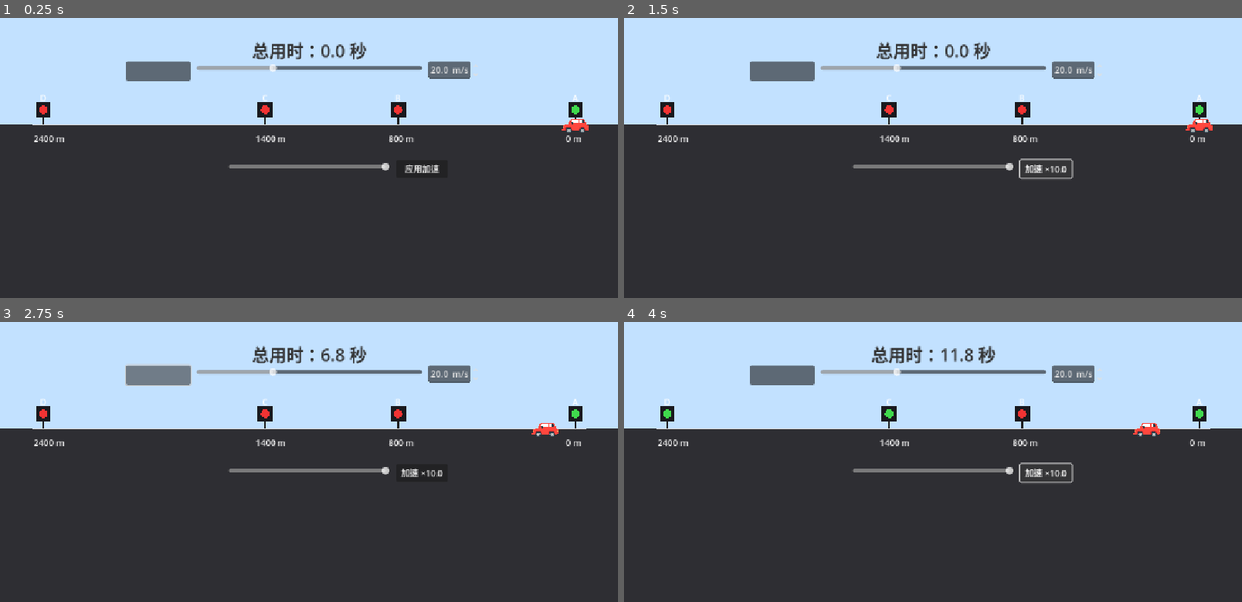
Above: before the commit, frames 1-4 (two rows, left to right).
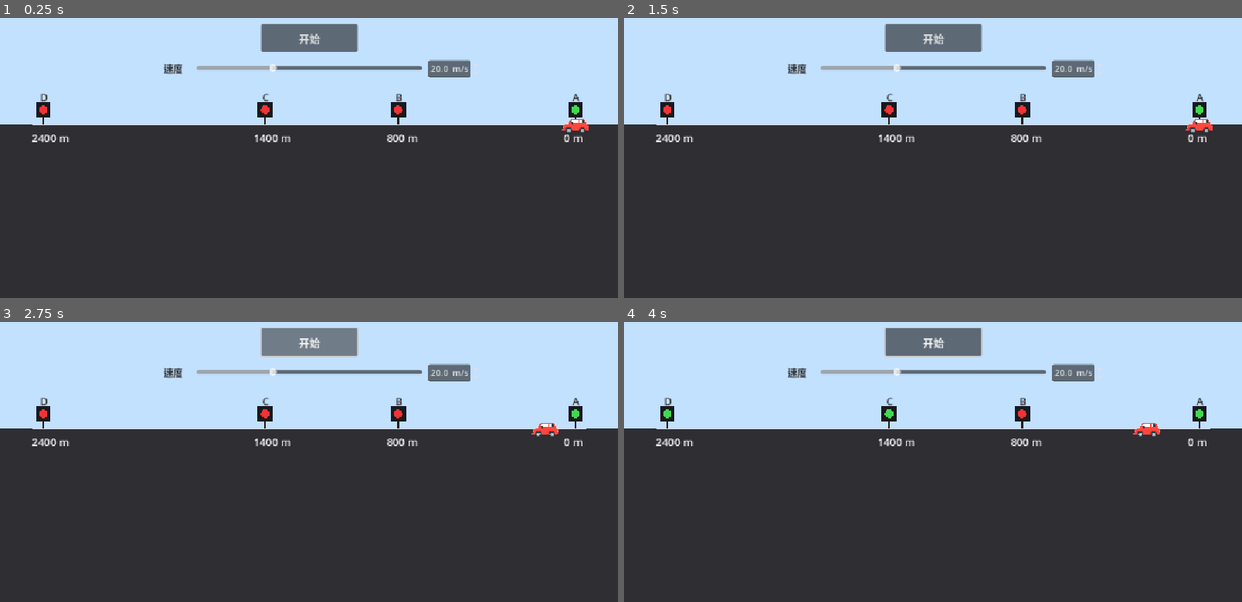
Above: after the commit, the same moments.

Repository: condor86/trafficsimulator
Game: Godot game, scene res://Main.tscn
The game is run twice, just before and just after one commit, with the same random seed, the same clock (stepped at 60 frames per second) and the same inputs.
Inputs (mouse positions are in pixels of both pictures, inside the frame that each line leads up to; where the layout moved, square brackets give the same spot in the first picture):
- Up to frame 1 (0.25 s): no input
- Up to frame 2 (1.5 s): click (1044, 169) at 0.5 s, where only the run before the commit has a clickable "应用加速"; click (1044, 169) at 1.25 s, where only the run before the commit has a clickable "加速 ×10.0"
- Up to frame 3 (2.75 s): click (309, 341) [160, 375] at 2 s
- Up to frame 4 (4 s): click (933, 341) [784, 375] at 2.75 s; click (1044, 473) at 3.5 s, where only the run before the commit has a clickable "加速 ×10.0"

The runs differ from the first frame. In frame 1, 3.7% of the frame differs, in the area x 5-95%, y 1-56%; in frame 2, 3.9%; in frame 3, 3.8%; in frame 4, 4.0%, in the area x 5-95%, y 1-58%.

Commit message:
feat: 修改了一些UI

Diff:
--- a/scripts/traffic_root.gd
+++ b/scripts/traffic_root.gd
@@ -8,6 +8,9 @@
 @export var speed_min_mps: float = 10.0
 @export var speed_max_mps: float = 40.0
 
+# —— 固定加速倍数 ——
+@export var default_time_scale: float = 10.0
+
 # —— 车图 ——
 @export var car_texture_path: String = "res://assets/car.png"
 @export var car_size_px: Vector2 = Vector2(50, 50)
@@ -19,8 +22,6 @@
 # —— UI 参数 ——
 @export var ui_row_up_offset: float = 100.0
 @export var show_light_panels: bool = false
-@export_range(8, 96, 1) var timer_font_size_px: int = 32
-@export var timer_font_color: Color = Color(0.2, 0.2, 0.2)
 
 # —— 可视参数 ——
 @export var road_y: float = 240.0
@@ -38,6 +39,7 @@
 const COL_GREEN: Color  = Color(0.25, 0.85, 0.30)
 const COL_RED: Color    = Color(0.95, 0.20, 0.20)
 const COL_TEXT: Color   = Color(1, 1, 1)
+const COL_LABEL: Color  = Color(0.2, 0.2, 0.2)  # 只给 ABCD 用
 
 # —— 信号灯外观参数 ——
 @export var light_housing_w: float = 28.0
@@ -46,11 +48,9 @@
 @export var light_housing_color: Color = Color(0.10, 0.10, 0.12)
 @export var light_pole_color: Color   = Color(0.12, 0.12, 0.12)
 
-# —— 引用 ——
 @onready var ui: TrafficUI = $CanvasLayer/UI
 @onready var dlg: AcceptDialog = $ResultDialog
 
-# —— 运行时 ——
 var _sim: TrafficSim
 var _px_per_meter: float = 1.0
 var _intersection_positions: PackedFloat32Array = PackedFloat32Array([0.0, -300.0, -600.0, -900.0])
@@ -59,31 +59,24 @@
 func _ready() -> void:
 	_auto_layout_positions()
 
-	# 1) 仿真对象
 	_sim = TrafficSim.new()
 	_sim.set_speed_mps(speed_default_mps)
-
-	# 2) UI 初始化（要在布局之后）
+	_sim.set_time_scale(clampf(default_time_scale, 1.0, 10.0))
+
 	ui.set_show_light_panels(show_light_panels)
-	ui.set_timer_style(timer_font_size_px, timer_font_color)
 	ui.layout_for_intersections(_intersection_positions, road_y, tick_size)
 
-	# 3) 同步灯配置到仿真
 	var lights = ui.read_all_lights()
 	_sim.apply_lights(lights)
 	_sim.setup_layout(_intersection_positions, _px_per_meter, road_y)
 
-	# 4) UI 信号
 	ui.start_pressed.connect(_on_ui_start_pressed)
 	ui.lights_changed.connect(_on_ui_lights_changed)
 	ui.speed_changed.connect(_on_ui_speed_changed)
-	ui.timescale_changed.connect(_on_ui_timescale_changed)
-
-	# 5) 车的精灵
+
 	_car_setup_sprite()
 	_sync_car_visual()
 
-	# 6) 窗口变化
 	if not get_window().size_changed.is_connected(_on_window_size_changed):
 		get_window().size_changed.connect(_on_window_size_changed)
 
@@ -126,17 +119,16 @@
 func _process(delta: float) -> void:
 	if _sim and _sim.running:
 		var r = _sim.step(delta)
-		ui.update_timer(_sim.t)
 		if r["finished"]:
 			_finish(true)
 	_sync_car_visual()
 	queue_redraw()
 
 func _on_ui_start_pressed() -> void:
-	# UI 改的东西先同步进来
 	var lights = ui.read_all_lights()
 	_sim.apply_lights(lights)
 	_sim.reset()
+	_sim.set_time_scale(clampf(default_time_scale, 1.0, 10.0))
 	_sim.start()
 	ui.set_running(true)
 
@@ -151,21 +143,16 @@
 	if _sim:
 		_sim.set_speed_mps(clampf(v, speed_min_mps, speed_max_mps))
 
-func _on_ui_timescale_changed(v: float) -> void:
-	if _sim:
-		_sim.set_time_scale(v)
-
 func _finish(success: bool) -> void:
 	if not _sim:
 		return
 	_sim.running = false
 	ui.set_running(false)
-	var total_str = str(snappedf(_sim.t, 0.1))
 	dlg.title = "结果"
 	if success:
-		dlg.dialog_text = "车辆通过！目前总计" + total_str + "秒"
+		dlg.dialog_text = "车辆通过！"
 	else:
-		dlg.dialog_text = "已停止。当前计时：" + total_str + "秒"
+		dlg.dialog_text = "已停止。"
 	dlg.popup_centered()
 
 func _car_setup_sprite() -> void:
@@ -213,7 +200,9 @@
 	draw_line(Vector2(x0, road_y), Vector2(x1, road_y), COL_ROAD, 3.0)
 
 	var font: Font = ThemeDB.fallback_font
-	var fsize: int = ThemeDB.fallback_font_size
+	var base_size: int = ThemeDB.fallback_font_size
+	var label_size: int = base_size + 4     # ABCD 用
+	var dist_size: int = base_size + 4      # 距离只放大，不改色
 
 	var dist_labels = PackedFloat32Array([0.0, dist_B_from_A_m, dist_C_from_A_m, dist_D_from_A_m])
 
@@ -235,11 +224,25 @@
 			col = COL_GREEN if int(st["state"]) == LightConfig.LightState.GREEN else COL_RED
 		draw_circle(Vector2(ix, y_bulb), light_bulb_radius, col)
 
-		# 字母标签
-		draw_string(font, Vector2(ix - 6.0, road_y - tick_size - 28.0), str(char(65 + i)),
-			HORIZONTAL_ALIGNMENT_LEFT, -1.0, fsize, COL_TEXT)
-
-		# 距离标签
+		# 上方 ABCD → 深灰色
+		draw_string(
+			font,
+			Vector2(ix - 6.0, road_y - tick_size - 28.0),
+			str(char(65 + i)),
+			HORIZONTAL_ALIGNMENT_LEFT,
+			-1.0,
+			label_size,
+			COL_LABEL
+		)
+
+		# 下方距离 → 只放大，不改色（仍然亮色，便于压住深色背景）
 		var dist_text: String = str(roundi(dist_labels[i])) + " m"
-		draw_string(font, Vector2(ix - 18.0, road_y + tick_size + 16.0), dist_text,
-			HORIZONTAL_ALIGNMENT_LEFT, -1.0, fsize, COL_TEXT)
+		draw_string(
+			font,
+			Vector2(ix - 22.0, road_y + tick_size + 16.0),
+			dist_text,
+			HORIZONTAL_ALIGNMENT_LEFT,
+			-1.0,
+			dist_size,
+			COL_TEXT
+		)
--- a/scripts/traffic_sim.gd
+++ b/scripts/traffic_sim.gd
@@ -1,7 +1,7 @@
 extends RefCounted
 class_name TrafficSim
 
-# —— 布局数据（由外部注入）——
+# —— 布局数据（外部注入）——
 var intersection_positions: PackedFloat32Array = PackedFloat32Array()
 var px_per_meter: float = 1.0
 var road_y: float = 240.0
@@ -49,7 +49,7 @@
 	waiting_at_red = false
 	waiting_idx = -1
 
-# 返回值里给你 {finished:bool, t:float, car_x:float}
+# 返回 {finished: bool, t: float, car_x: float}
 func step(delta: float) -> Dictionary:
 	if not running:
 		return {"finished": false, "t": t, "car_x": car_x}
@@ -64,7 +64,7 @@
 	var remaining_time: float = scaled_delta
 
 	while remaining_time > 0.0:
-		# 1) 正在等红灯
+		# 1) 等红灯
 		if waiting_at_red:
 			var st_now = lights[waiting_idx].state_at(t)
 			if int(st_now["state"]) == LightConfig.LightState.GREEN:
@@ -78,9 +78,10 @@
 				car_x = intersection_positions[waiting_idx]
 				break
 
-		# 2) 要去下一个路口
+		# 2) 去下一个路口
 		var next_idx: int = current_passed_idx + 1
 		if next_idx >= intersection_positions.size():
+			# 已没有路口了
 			car_x -= v_pxps * remaining_time
 			remaining_time = 0.0
 			running = false
@@ -91,23 +92,28 @@
 		var max_step_px: float = v_pxps * remaining_time
 
 		if max_step_px < dist_to_stop - 1e-6:
+			# 到不了下一个路口
 			car_x -= max_step_px
 			remaining_time = 0.0
 			break
 		else:
+			# 能到路口，看灯
 			var time_to_stop: float = 0.0
 			if dist_to_stop > 1e-6:
 				time_to_stop = dist_to_stop / v_pxps
 
 			var t_arrive: float = t - (remaining_time - time_to_stop)
 			var st_at_arrive = lights[next_idx].state_at(t_arrive)
+
 			car_x = target_x
 
 			if int(st_at_arrive["state"]) == LightConfig.LightState.RED:
+				# 红灯停
 				waiting_at_red = true
 				waiting_idx = next_idx
 				break
 			else:
+				# 绿灯过
 				current_passed_idx = next_idx
 				remaining_time -= time_to_stop
 				if current_passed_idx == intersection_positions.size() - 1:
--- a/scripts/traffic_ui.gd
+++ b/scripts/traffic_ui.gd
@@ -2,10 +2,6 @@
 class_name TrafficUI
 
 @export var ui_row_up_offset: float = 100.0
-
-# 这些颜色/字号最好还是让根节点传进来，再用这个函数统一套
-var _timer_font_size_px: int = 32
-var _timer_font_color: Color = Color(0.2, 0.2, 0.2)
 
 @onready var start_button: Button = $StartButton
 @onready var speed_slider: HSlider = $SpeedSlider
@@ -15,31 +11,27 @@
 @onready var panel_D: Control = $LightD
 
 var speed_input: SpinBox
-var timescale_slider: HSlider
-var timescale_button: Button
-var timer_label: Label
-
+var speed_label: Label        # 只这个标签要深灰色
 var _locked_by_running: bool = false
 var _show_light_panels: bool = false
 
 signal start_pressed
 signal lights_changed
 signal speed_changed(value: float)
-signal timescale_changed(value: float)
 
 func _ready() -> void:
 	_ensure_ui_fullrect()
 	_bootstrap_ui_defaults()
 	_ensure_speed_input()
-	_ensure_timescale_controls()
-	_ensure_timer_label()
+	_ensure_speed_label()
 	_ensure_panel_signal_connections()
 	_apply_light_panels_visibility()
 	if not start_button.pressed.is_connected(_on_start_pressed):
 		start_button.pressed.connect(_on_start_pressed)
-	_update_timer_label(0.0)
-
-# —— 提供给外部的接口 ——
+
+# =========================
+# 对外接口
+# =========================
 
 func set_show_light_panels(v: bool) -> void:
 	_show_light_panels = v
@@ -47,16 +39,6 @@
 
 func set_running(r: bool) -> void:
 	_locked_by_running = r
-
-func set_timer_style(font_size_px: int, font_color: Color) -> void:
-	_timer_font_size_px = font_size_px
-	_timer_font_color = font_color
-	if timer_label:
-		timer_label.add_theme_font_size_override("font_size", _timer_font_size_px)
-		timer_label.add_theme_color_override("font_color", _timer_font_color)
-
-func update_timer(sec: float) -> void:
-	_update_timer_label(sec)
 
 func read_all_lights() -> Array:
 	return [
@@ -79,34 +61,36 @@
 	var center_x: float = (left_x + right_x) * 0.5
 	var row_up_y: float = road_y - tick_size - ui_row_up_offset
 
-	# 顶部：速度滑杆居中
+	# 1) 顶部：开始按钮放在最上面、略往上
+	if start_button:
+		var sb_w: float = 180.0
+		var sb_h: float = 52.0
+		start_button.size = Vector2(sb_w, sb_h)
+		start_button.position = Vector2(center_x - sb_w * 0.5, row_up_y - sb_h - 20.0)
+
+	# 2) 顶部：速度滑杆居中
 	if speed_slider:
 		var sl_w: float = maxf(speed_slider.size.x, 420.0)
 		speed_slider.size = Vector2(sl_w, 20.0)
 		speed_slider.position = Vector2(center_x - sl_w * 0.5, row_up_y)
 
-	# 顶部：开始按钮
-	if start_button:
-		var sb_w: float = maxf(start_button.size.x, 120.0)
-		var sb_h: float = maxf(start_button.size.y, 36.0)
-		start_button.size = Vector2(sb_w, sb_h)
-		var x_btn: float = (center_x - speed_slider.size.x * 0.5) - sb_w - 12.0
-		start_button.position = Vector2(x_btn, row_up_y - 2.0)
-
-	# 顶部：速度输入框
-	if speed_input:
+	# 3) 顶部：左侧“速度”标签（深灰色）
+	if speed_label and speed_slider:
+		var label_w: float = 64.0
+		var label_h: float = 26.0
+		speed_label.size = Vector2(label_w, label_h)
+		var x_lbl: float = (center_x - speed_slider.size.x * 0.5) - label_w - 12.0
+		speed_label.position = Vector2(x_lbl, row_up_y - 2.0)
+
+	# 4) 顶部：速度输入框（只放大，不改色）
+	if speed_input and speed_slider:
 		var gap: float = 12.0
-		speed_input.position = Vector2(speed_slider.position.x + speed_slider.size.x + gap, row_up_y - 2.0)
-
-	# 顶部：计时标签
-	if timer_label:
-		var tl_w: float = 320.0
-		var tl_h: float = float(_timer_font_size_px) + 12.0
-		timer_label.size = Vector2(tl_w, tl_h)
-		timer_label.position = Vector2(center_x - tl_w * 0.5, row_up_y - (tl_h + 4.0))
-		timer_label.horizontal_alignment = HORIZONTAL_ALIGNMENT_CENTER
-
-	# 面板：在下方
+		speed_input.position = Vector2(
+			speed_slider.position.x + speed_slider.size.x + gap,
+			row_up_y - 4.0
+		)
+
+	# 5) 下方红绿灯面板
 	var base_down_y: float = road_y + tick_size + 36.0
 	if _show_light_panels:
 		_position_panel_below(panel_A, 0, base_down_y, intersection_positions)
@@ -114,29 +98,9 @@
 		_position_panel_below(panel_C, 2, base_down_y, intersection_positions)
 		_position_panel_below(panel_D, 3, base_down_y, intersection_positions)
 
-	# 面板下方：加速控件
-	var max_panel_h: float = 0.0
-	if _show_light_panels:
-		max_panel_h = maxf(
-			maxf(panel_A.size.y, panel_B.size.y),
-			maxf(panel_C.size.y, panel_D.size.y)
-		)
-	var row_ts_y: float = base_down_y + max_panel_h + 16.0
-
-	if timescale_slider:
-		var ts_w: float = 300.0
-		timescale_slider.size = Vector2(ts_w, 20.0)
-		timescale_slider.position = Vector2(center_x - ts_w * 0.5, row_ts_y)
-
-	if timescale_button:
-		var gap_ts: float = 12.0
-		timescale_button.size = Vector2(96.0, 32.0)
-		timescale_button.position = Vector2(
-			timescale_slider.position.x + timescale_slider.size.x + gap_ts,
-			row_ts_y - 2.0
-		)
-
-# —— 内部实现 ——
+# =========================
+# 内部
+# =========================
 
 func _on_start_pressed() -> void:
 	emit_signal("start_pressed")
@@ -147,6 +111,11 @@
 	offset_top = 0
 	offset_right = 0
 	offset_bottom = 0
+
+	if start_button:
+		start_button.text = "开始"
+		start_button.add_theme_font_size_override("font_size", 20)
+
 	if speed_slider:
 		speed_slider.min_value = 10.0
 		speed_slider.max_value = 40.0
@@ -161,18 +130,36 @@
 		speed_input = SpinBox.new()
 		speed_input.name = "SpeedInput"
 		add_child(speed_input)
+
 	speed_input.min_value = 10.0
 	speed_input.max_value = 40.0
 	speed_input.step = 0.5
 	speed_input.value = speed_slider.value
-	speed_input.size = Vector2(96.0, 24.0)
+	speed_input.size = Vector2(96.0, 26.0)
 	speed_input.suffix = " m/s"
+	# 这里只放大，不改颜色
+	speed_input.add_theme_font_size_override("font_size", 18)
 
 	if not speed_slider.value_changed.is_connected(_on_speed_slider_changed):
 		speed_slider.value_changed.connect(_on_speed_slider_changed)
 	if not speed_input.value_changed.is_connected(_on_speed_input_changed):
 		speed_input.value_changed.connect(_on_speed_input_changed)
 
+func _ensure_speed_label() -> void:
+	var ex: Node = get_node_or_null("SpeedLabel")
+	if ex and ex is Label:
+		speed_label = ex
+	else:
+		speed_label = Label.new()
+		speed_label.name = "SpeedLabel"
+		add_child(speed_label)
+	speed_label.text = "速度"
+	# 这个要深灰
+	speed_label.add_theme_color_override("font_color", Color(0.2, 0.2, 0.2))
+	speed_label.add_theme_font_size_override("font_size", 18)
+	speed_label.horizontal_alignment = HORIZONTAL_ALIGNMENT_CENTER
+	speed_label.vertical_alignment = VERTICAL_ALIGNMENT_CENTER
+
 func _on_speed_slider_changed(v: float) -> void:
 	if speed_input and absf(speed_input.value - v) > 1e-4:
 		speed_input.value = v
@@ -182,51 +169,6 @@
 	if speed_slider and absf(speed_slider.value - v) > 1e-4:
 		speed_slider.value = v
 	emit_signal("speed_changed", v)
-
-func _ensure_timescale_controls() -> void:
-	var ex1: Node = get_node_or_null("TimeScaleSlider")
-	if ex1 and ex1 is HSlider:
-		timescale_slider = ex1
-	else:
-		timescale_slider = HSlider.new()
-		timescale_slider.name = "TimeScaleSlider"
-		add_child(timescale_slider)
-	timescale_slider.min_value = 1.0
-	timescale_slider.max_value = 10.0
-	timescale_slider.step = 0.5
-	timescale_slider.value = 10.0
-
-	var ex2: Node = get_node_or_null("ApplyTimeScaleButton")
-	if ex2 and ex2 is Button:
-		timescale_button = ex2
-	else:
-		timescale_button = Button.new()
-		timescale_button.name = "ApplyTimeScaleButton"
-		add_child(timescale_button)
-	timescale_button.text = "应用加速"
-	if not timescale_button.pressed.is_connected(_on_apply_timescale_pressed):
-		timescale_button.pressed.connect(_on_apply_timescale_pressed)
-
-func _on_apply_timescale_pressed() -> void:
-	var v: float = clampf(timescale_slider.value, 1.0, 10.0)
-	timescale_button.text = "加速 ×" + str(v)
-	emit_signal("timescale_changed", v)
-
-func _ensure_timer_label() -> void:
-	var ex: Node = get_node_or_null("TimerLabel")
-	if ex and ex is Label:
-		timer_label = ex
-	else:
-		timer_label = Label.new()
-		timer_label.name = "TimerLabel"
-		add_child(timer_label)
-	timer_label.add_theme_font_size_override("font_size", _timer_font_size_px)
-	timer_label.add_theme_color_override("font_color", _timer_font_color)
-
-func _update_timer_label(sec: float) -> void:
-	if timer_label:
-		var s = snappedf(sec, 0.1)
-		timer_label.text = "总用时：" + str(s) + " 秒"
 
 func _bootstrap_ui_defaults() -> void:
 	var panels_all: Array = [panel_A, panel_B, panel_C, panel_D]
